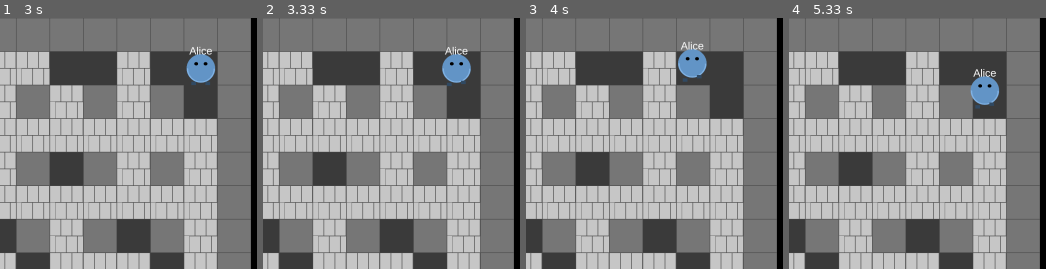
Above: before the commit, frames 1-4 (left to right).
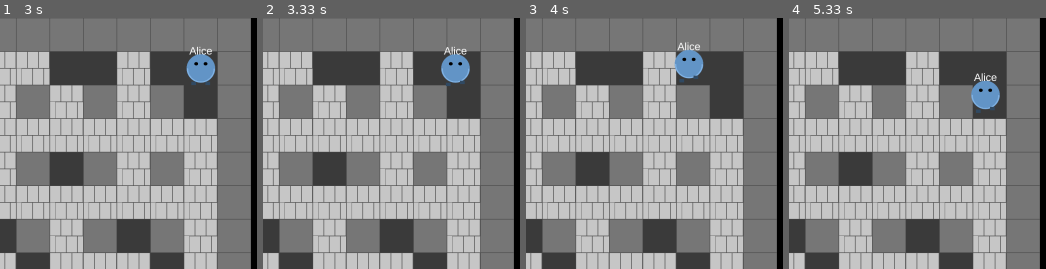
Above: after the commit, the same moments.

Repository: roborros/BomberMarv
Game: pygame game, started from pyBomberMarv.py
Same seed, same stepped clock (60 frames per second), same inputs: the game is played once before the commit and once after it.
Inputs:
- Up to frame 1 (3 s): hold Right 0.33-0.8 s; tap Enter at 0.83 s
- Up to frame 2 (3.33 s): hold Left from 3.23 s (still down)
- Up to frame 3 (4 s): release Left at 3.7 s; hold Up from 3.73 s (still down)
- Up to frame 4 (5.33 s): release Up at 4.1 s; hold Right 4.13-4.77 s; hold Down 4.8-5.17 s; hold Left from 5.2 s (still down)
The pictures show only the part of the screen within x 50-100%, y 0-50%; the shares and areas given below are measured in that part.

Frame 1 is identical in both runs. In frame 2, 0.4% of the frame differs, in the area x 69-81%, y 11-28%; in frame 3, 0.7%; in frame 4, 0.8%, in the area x 70-83%, y 20-38%.

Commit message:
Refactor game cell size and player speed calculations; improve explosion scaling in draw functions

Diff:
--- a/pyBomberMarv.py
+++ b/pyBomberMarv.py
@@ -18,10 +18,9 @@
 NUM_PLAYERS = 4  # Default players (min 2, max 6)
 NUM_PLAYERS = max(2, min(NUM_PLAYERS, 6))
 
-GAME_CELL_SIZE = 100  # Cell size (overall resolution)
-CELL_SIZE = GAME_CELL_SIZE
-
-PLAYER_SPEED = 220  # Default player speed (pixels per second)
+CELL_SIZE = 100  # Cell size (overall resolution)
+
+PLAYER_SPEED = int(CELL_SIZE*2.5)  # Default player speed (pixels per second)
 
 PLAYER_DRAW_SCALE = 0.85     # Drawn sprite diameter = 85% of cell edge
 PLAYER_COLLISION_SCALE = 0.7 # Collision circle = 75% of cell edge
@@ -30,7 +29,7 @@
 BOMB_PULSE_AMPLITUDE = 0.1    # 10% pulse modulation
 BOMB_PULSE_SPEED = 300.0      # Bomb pulse period (ms)
 
-FLAME_ARM_THICKNESS_RATIO = 0.85*5
+FLAME_ARM_THICKNESS_RATIO = 0.9
 
 POWERUP_PROBABILITY = 0.3  # Chance to spawn a powerup when a block is destroyed
 
@@ -605,8 +604,9 @@
             center_img = blast_centre_image
 
         # Draw the center of the explosion using the center image
-        center_rect = center_img.get_rect(center=center_pixel)
-        surface.blit(center_img, center_rect)
+        scaled_center_img = pygame.transform.smoothscale(center_img, (CELL_SIZE * FLAME_ARM_THICKNESS_RATIO, CELL_SIZE * FLAME_ARM_THICKNESS_RATIO))
+        center_rect = scaled_center_img.get_rect(center=center_pixel)
+        surface.blit(scaled_center_img, center_rect)
 
         # Draw the arms of the explosion using the blast image
         if up_length > 0:
@@ -630,7 +630,7 @@
     angle = math.degrees(math.atan2(y2 - y1, x2 - x1))
 
     # Scale the image to the length of the arm
-    scaled_image = pygame.transform.smoothscale(image, (int(length), image.get_height()))
+    scaled_image = pygame.transform.smoothscale(image, (int(length), int(CELL_SIZE * FLAME_ARM_THICKNESS_RATIO)))
 
     # Rotate the image
     if angle == 0:
